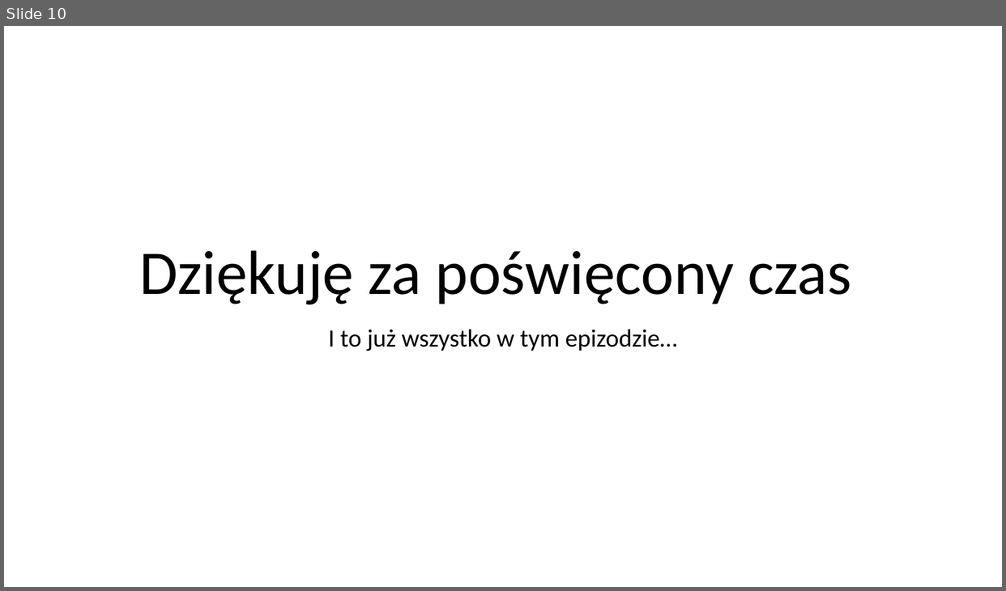
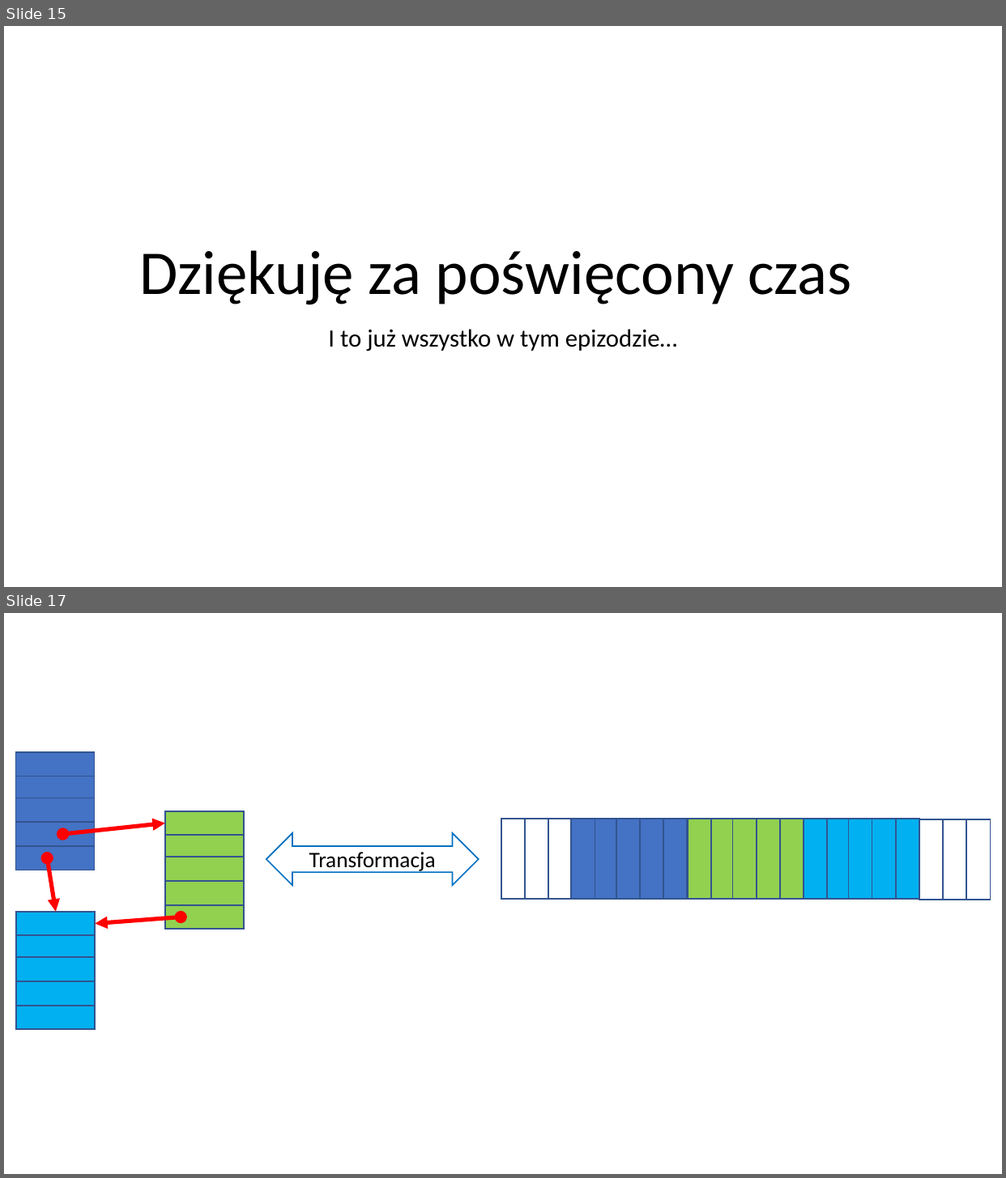
Before and after one commit to mpostol/TP, a slide deck: ExDataManagement/DataStreams/.Media/P3.5-KryptografiaCzesc3.pptx. Shown one above the other, each under a label of ours: slide 10 before the commit, slides 15 and 17 after it; the slides between them are not shown. The pictures are 1006x591 and 1006x1178 pixels, drawn with LibreOffice and Linux fonts; fonts in the diff are those of the drawing. Boxes give left, top, right and bottom in pixels: in the first picture for what was removed or moved away, otherwise in the second. Text is boxed around its words. In the diff, an @@ line names an element or a change of style, - is before the commit and + after.

```diff
--- a/ExDataManagement/DataStreams/.Media/P3.5-KryptografiaCzesc3.pptx
+++ b/ExDataManagement/DataStreams/.Media/P3.5-KryptografiaCzesc3.pptx
@@ slide 17 added at (4, 613, 1002, 1174), background #FFFFFF @@
@@ group added at (501, 820, 990, 900): 21 rectangles @@
@@ left right arrow added at (266, 833, 479, 885), fill #FFFFFF, outline #0070C0 1 pt, 16 pt, text #000000 @@
+Transformacja
@@ group added at (16, 752, 244, 1029): 15 rectangles, 3 double arrows @@
@@ what was slide 10 is now slide 15 @@
```
Also in this commit, not shown: 1 slide changed, 7 other slides added, 1 slide removed, 5 other files.
